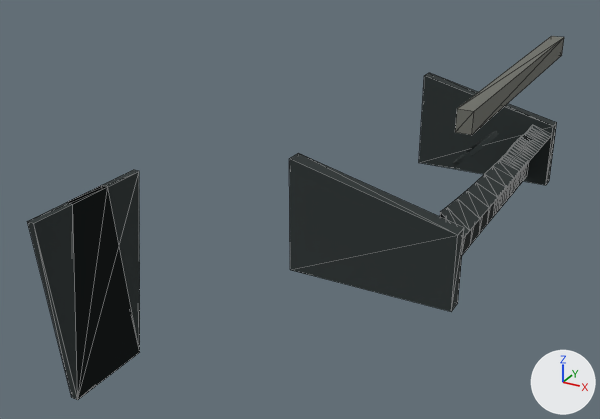
The glTF model src/render/assets/man-le-18-280-interior.glb as it was, and as the next commit left it.
Before and after are seen from a 50 mm camera at (6.49, -5.59, 4.18) aimed at (3.26, 0.27, 1.26). Lighting does not change. The marker at lower right points along +X, +Y and +Z. The older version comes first. Mesh edges are drawn as thin lines on the coarser meshes. Where no turn or scale is listed for an object, it has been applied to the vertices. Vertices at exactly the same position are counted once.

Names of what the first picture shows: 'interior', 'pillar-left', 'pillar-right' and 1 more.
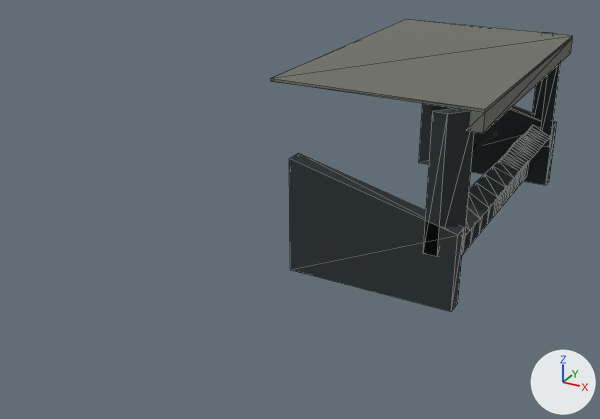
Where the newer file only moved an object's origin or applied its transform, the numbers keep the older frame.

Where the change shows, as pixel boxes [x1, y1, x2, y2] in the pictures (600 x 419 px):
'interior', reshaped: before [289, 36, 564, 312]; after [289, 103, 557, 312]
'header', added: after [271, 19, 573, 133]
'pillar-right', deleted: before [70, 170, 140, 400]
'pillars', added: after [423, 32, 561, 256]
'pillar-left', deleted: before [27, 186, 107, 400]
part 1 of me_interior, deleted: before [455, 36, 564, 135]

Diff of the bpy script that builds the scene:
```diff
--- a/src/render/assets/man-le-18-280-interior.glb.py
+++ b/src/render/assets/man-le-18-280-interior.glb.py
@@ me_interior @@
 # used by ob_interior; location = (4.59, 0.0, 2.175)
-me_interior.from_pydata(...)  # 105 vertices, 140 faces; spans x -0.57..0.57, y -1.25..1.25, z -0.63..0.63
+me_interior.from_pydata(...)  # 97 vertices, 128 faces; spans x -0.57..0.57, y -1.25..1.25, z -0.63..0.18
+# me_interior part 1: the loose piece of 8 vertices spanning x 0.47..0.57, y -1.13..1.13, z 0.48..0.63 is deleted
 me_interior.materials.append(mat_interior)
@@ me_pillars @@
+me_pillars.from_pydata(...)  # 16 vertices, 24 faces; spans x -0.1..0.1, y -1.24..1.24, z -0.45..0.45
+me_pillars.materials.append(mat_pillar_right)
@@ me_header @@
+me_header.from_pydata(...)  # 22 vertices, 36 faces; spans x -0.7..0.7, y -1.12..1.12, z -0.14..0.14
+me_header.materials.append(mat_pillar_left)
@@ ob_pillar_left @@
-ob_pillar_left = bpy.data.objects.new('pillar-left', me_pillar_left)
-ob_pillar_left.location = (1.04, -0.125, 0.0)
@@ ob_pillar_right @@
-ob_pillar_right = bpy.data.objects.new('pillar-right', me_pillar_right)
-ob_pillar_right.location = (1.04, 0.125, 0.0)
@@ ob_pillars @@
+ob_pillars = bpy.data.objects.new('pillars', me_pillars)
+ob_pillars.location = (5.057, 0.0, 2.35)
@@ ob_header @@
+ob_header = bpy.data.objects.new('header', me_header)
+ob_header.location = (4.52, 0.0, 2.679)
```
